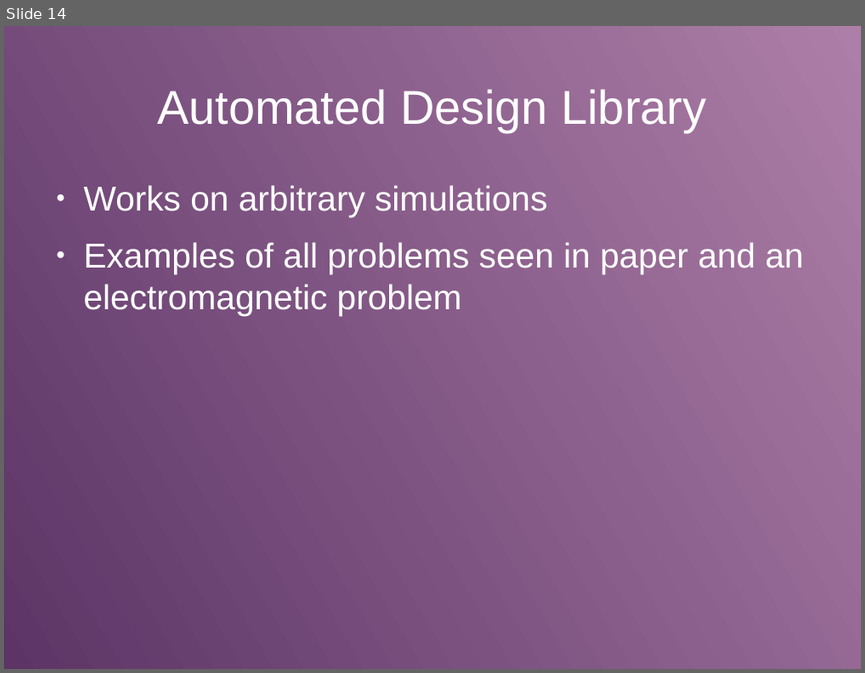
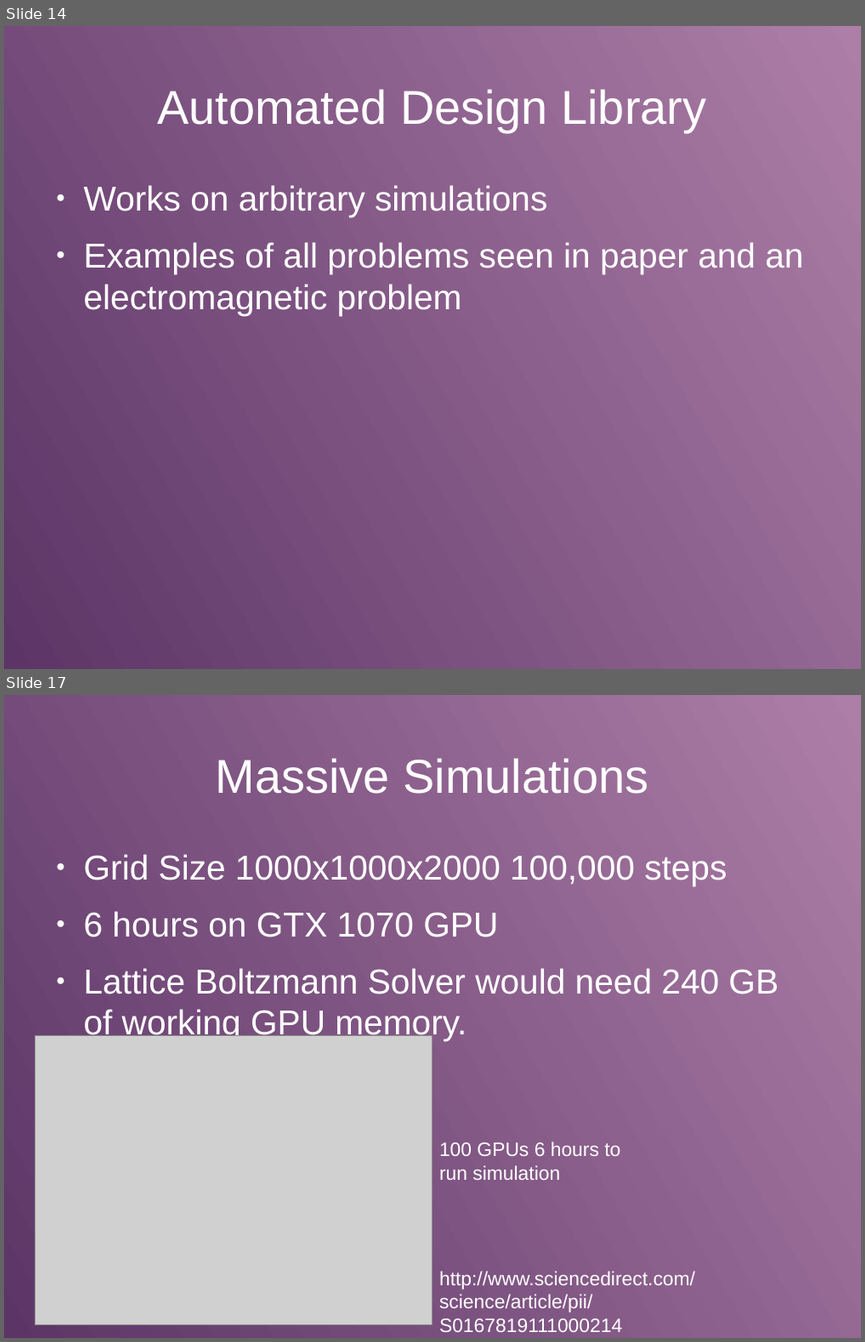
Before and after one commit to loliverhennigh/Steady-State-Flow-With-Neural-Nets, a slide deck: video/presentation.odp. Shown one above the other, each under a label of ours: slide 14 before the commit, slides 14 and 17 after it; the slides between them are not shown. The pictures are 865x673 and 865x1342 pixels, drawn with LibreOffice and Linux fonts; fonts in the diff are those of the drawing; grey boxes stand for pictures. Boxes give left, top, right and bottom in pixels: in the first picture for what was removed or moved away, otherwise in the second. Text is boxed around its words. In the diff, an @@ line names an element or a change of style, - is before the commit and + after.

```diff
--- a/video/presentation.odp
+++ b/video/presentation.odp
@@ slide 17 added at bbox=[4, 695, 861, 1338], background gradient #AD7FA8 to #5C3566 @@
@@ title added at bbox=[216, 758, 648, 794], 44 pt, text #FFFFFF @@
+Massive Simulations
@@ text added at bbox=[84, 854, 778, 1041], 32 pt, text #FFFFFF @@
+● Grid Size 1000x1000x2000 100,000 steps
+● 6 hours on GTX 1070 GPU
+● Lattice Boltzmann Solver would need 240 GB of working GPU memory.
@@ picture added at bbox=[35, 1036, 432, 1325] @@
@@ text added at bbox=[439, 1141, 620, 1179], 18 pt, text #FFFFFF @@
+100 GPUs 6 hours to run simulation
@@ text added at bbox=[439, 1270, 695, 1332], 18 pt, text #FFFFFF @@
+http://www.sciencedirect.com/science/article/pii/S0167819111000214
```
Also in this commit, not shown: 4 slides changed, 2 other slides added.
